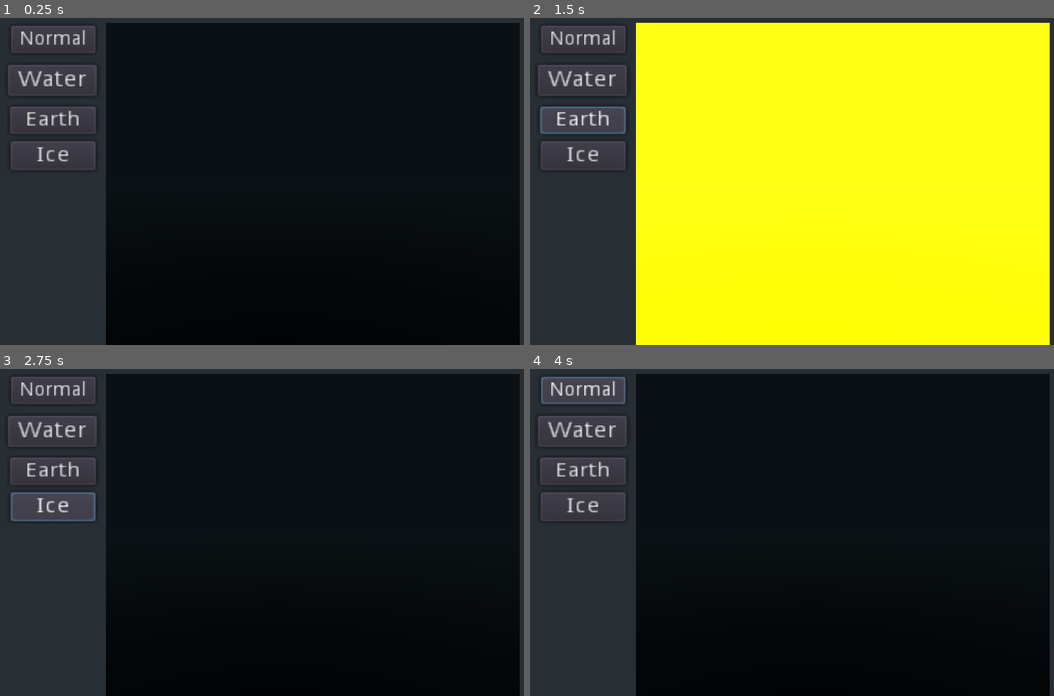
Above: before the commit, frames 1-4 (two rows, left to right).
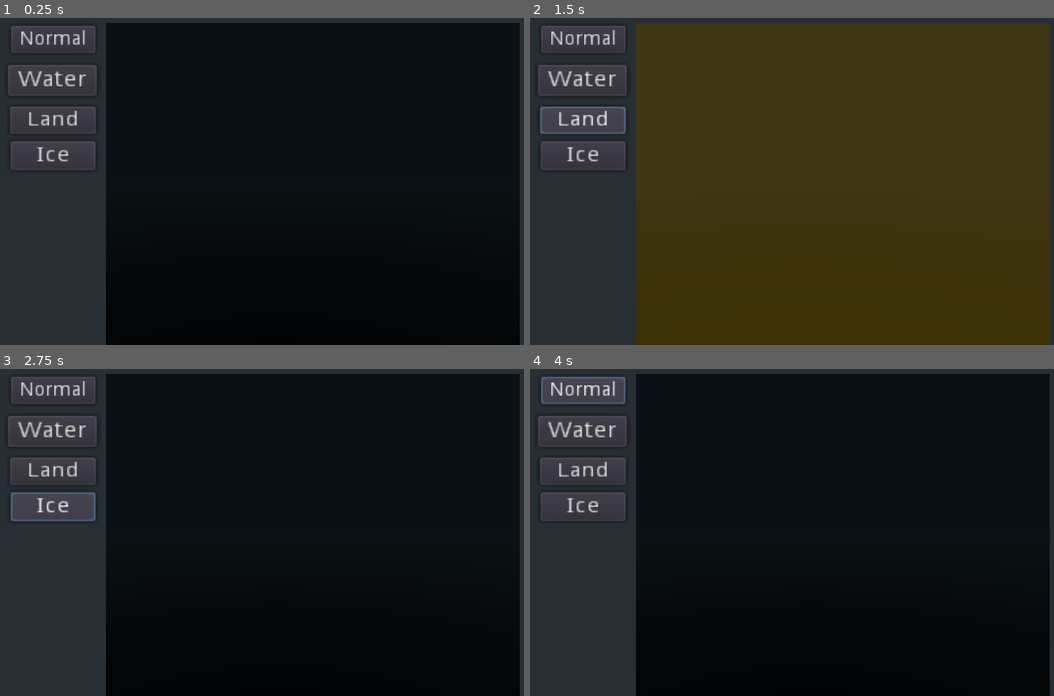
Above: after the commit, the same moments.

Repository: nestorac/earth
Game: Godot game, scene res://Globe.tscn
Two runs of this game, one before a commit and one after it. Both use one fixed random seed, a clock stepped at 60 frames per second and the inputs below.
Inputs:
- Up to frame 1 (0.25 s): no input
- Up to frame 2 (1.5 s): click "Water" at 0.5 s; click "Earth" (after the commit: "Land") at 1.25 s
- Up to frame 3 (2.75 s): click "Ice" at 2 s
- Up to frame 4 (4 s): click "Normal" at 2.75 s; click "Normal" at 3.5 s

The runs differ from the first frame. In frame 1, 0.2% of the frame differs, in the area x 5-16%, y 28-33%; in frame 2, 78%, in the area x 5-100%, y 1-100%; in frame 3, 0.2%; in frame 4, 0.2%.

Commit message:
Now, cleaning and fixing bugs.

Diff:
--- a/Globe.tscn
+++ b/Globe.tscn
@@ -65,7 +65,7 @@
 margin_right = 73.0
 margin_bottom = 186.0
 rect_scale = Vector2( 3.12496, 2.51868 )
-text = "Earth"
+text = "Land"
 
 [node name="BtIce" type="Button" parent="UI"]
 margin_left = 24.0
--- a/Scripts/MeshOfSquares.gd
+++ b/Scripts/MeshOfSquares.gd
@@ -4,10 +4,11 @@
 export var width = 50
 export var height = 50
 
-export var water_impact = 0.5
+export var water_impact = 50
 
-enum {WATER, LAND, ICE, GRASS}
+enum {NONE, WATER, LAND, ICE, GRASS}
 export var islands = 5
+export var layer = NONE
 
 var squares = []
 
@@ -16,6 +17,15 @@
 #	for i in range(width):
 #		for j in range(height):
 ##			squares[i][j].set_terrain(WATER)
+
+
+# iterate: perform the necessary steps to advance time by 1 day
+func iterate():
+	pass
+
+
+func set_layer(_layer):
+	layer = _layer
 
 
 func create_sea():
@@ -43,10 +53,9 @@
 	for i in range(radius):
 		var aliasing = water_impact
 		var distance = round ( radius - round( (i*i) / (PI*PI*2) ) )
-#		print ("i: " + str(i) + ", radius: " + str(radius))
 		for j in range( distance ):
 			if (j == (distance - 1) ):
-				aliasing = fmod((i*i) / (PI*PI*2), 1.0) / 2.0
+				aliasing = 100 * fmod((i*i) / (PI*PI*2), 1.0) / 2.0
 				print (aliasing)
 			else:
 				aliasing = water_impact
@@ -73,7 +82,8 @@
 	if (x <= width) and (y <= height):
 		return get_node("test_" + str(x) + "_" + str(y))
 	else:
-		print ("Coordinates must be lower than " + str(width) + " width and " + str(height) + " height.")
+		pass
+#		print ("Coordinates must be lower than " + str(width) + " width and " + str(height) + " height.")
 
 
 func update_terrains_random():
--- a/Scripts/Square.gd
+++ b/Scripts/Square.gd
@@ -11,10 +11,11 @@
 var color = Color(0, 0, 0)
 var st = SurfaceTool.new()
 
-#enum {NONE, WATER, LAND, ICE, GRASS}
+enum {NONE, WATER, LAND, ICE, GRASS}
+
 #var layer = NONE
 
-var water_depth = 0 # between 0 and 200
+var water_depth = 0 # between 0 and 100
 var land_elevation = 50 # between 0 and 100
 var ice_depth = 0.0 # between 0 and 1
 var grass = false
@@ -30,6 +31,7 @@
 func _process(delta):
 	if Input.is_action_just_pressed("test2"):
 		draw_square()
+
 
 func set_neighbors(_up, _down, _left, _right):
 	if (_up != null):
@@ -49,8 +51,8 @@
 
 func add_terrain_water(water):
 	water_depth += water
-	if water_depth > 1.0:
-		water_depth = 1.0
+	if water_depth > 100:
+		water_depth = 100
 	draw_square()
 
 
@@ -58,14 +60,14 @@
 func draw_square_water():
 	var material = get_surface_material(0)
 
-	color = Color(water_depth*0.1, water_depth*0.1, water_depth*1)
+	color = Color(water_depth/100*0.1, water_depth/100*0.1, water_depth/100*1)
 	material.albedo_color = color
 
 
 func draw_square_land():
 	var material = get_surface_material(0)
 
-	color = color + Color(land_elevation*1, land_elevation*0.66, land_elevation*0)
+	color = Color(land_elevation/100.0, land_elevation/100.0*0.66, 0)
 	material.albedo_color = color
 
 
@@ -77,17 +79,27 @@
 
 func draw_square():
 	var material = get_surface_material(0)
+	var mesh_of_squares = get_parent()
 
-	if ice_depth > 0:
-		color = Color(ice_depth*0.15, ice_depth, ice_depth)
-	elif water_depth > 0:
-		color = Color(water_depth*0.1, water_depth*0.1, water_depth)
-		if land_elevation > 0:
-			color = color + Color(land_elevation/100, (land_elevation/100)*0.66, 0)
-	elif land_elevation > 0:
-		color = Color(land_elevation/100, land_elevation/100*0.66, 0)
-	if grass:
-		color = Color(0.1, 0.7, 0.1)
+	if mesh_of_squares.layer == NONE:
+		if ice_depth > 0:
+			color = Color(ice_depth*0.15, ice_depth, ice_depth)
+		elif water_depth > 0:
+			color = Color(water_depth*0.1, water_depth*0.1, water_depth)
+			if land_elevation > 0:
+				color = color + Color(land_elevation/100, (land_elevation/100)*0.66, 0)
+		elif land_elevation > 0:
+			color = Color(land_elevation/100, land_elevation/100*0.66, 0)
+		if grass:
+			color = Color(0.1, 0.7, 0.1)
+	elif mesh_of_squares.layer == WATER:
+		draw_square_water()
+	elif mesh_of_squares.layer == LAND:
+		draw_square_land()
+	elif mesh_of_squares.layer == ICE:
+		draw_square_ice()
+#	elif mesh_of_squares.layer == GRASS:
+#		draw_square_grass()
 	material.albedo_color = color
 
 
--- a/Scripts/UImenu.gd
+++ b/Scripts/UImenu.gd
@@ -1,5 +1,6 @@
 extends Control
 
+enum {NONE, WATER, LAND, ICE, GRASS}
 
 # Declare member variables here. Examples:
 # var a = 2
@@ -19,23 +20,27 @@
 
 func _on_BtWater_button_up():
 	var mmi = $"../MultiMeshInstance"
+	mmi.set_layer(WATER)
 	for square in mmi.get_children():
 		square.draw_square_water()
 
 
 func _on_BtLand_button_up():
 	var mmi = $"../MultiMeshInstance"
+	mmi.set_layer(LAND)
 	for square in mmi.get_children():
 		square.draw_square_land()
 
 
 func _on_BtIce_button_up():
 	var mmi = $"../MultiMeshInstance"
+	mmi.set_layer(ICE)
 	for square in mmi.get_children():
 		square.draw_square_ice()
 
 
 func _on_BtNormal_button_up():
 	var mmi = $"../MultiMeshInstance"
+	mmi.set_layer(NONE)
 	for square in mmi.get_children():
 		square.draw_square()
